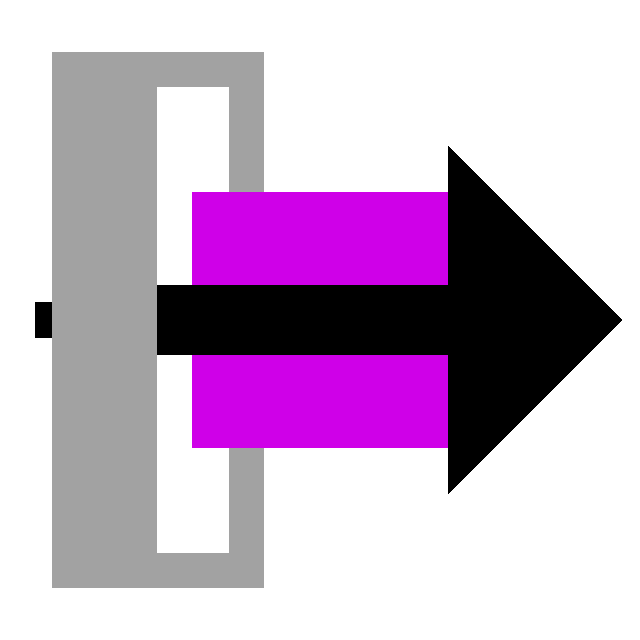
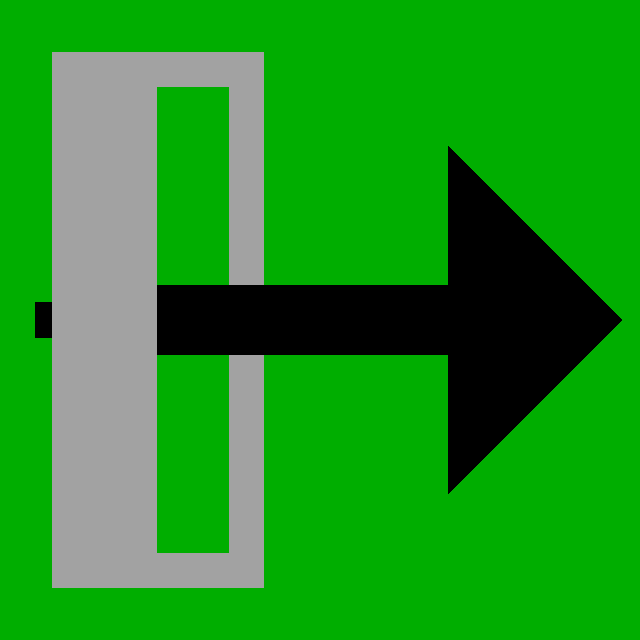
Comparing the layer stacks of the two 640 × 640 images. Changes:
painted on "Symbol" over [35, 146, 622, 494]
added layer "Arrow" above "Square" over [35, 146, 622, 494]
painted on "Square" over [0, 0, 640, 640]
